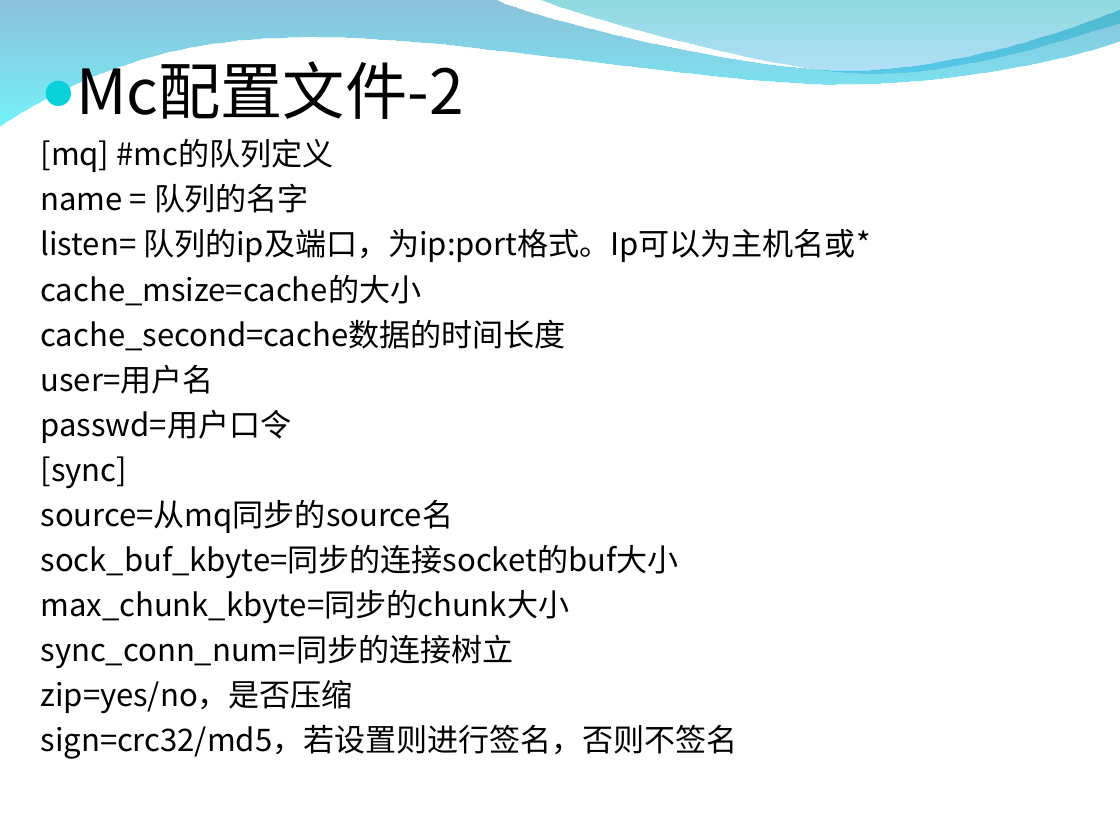
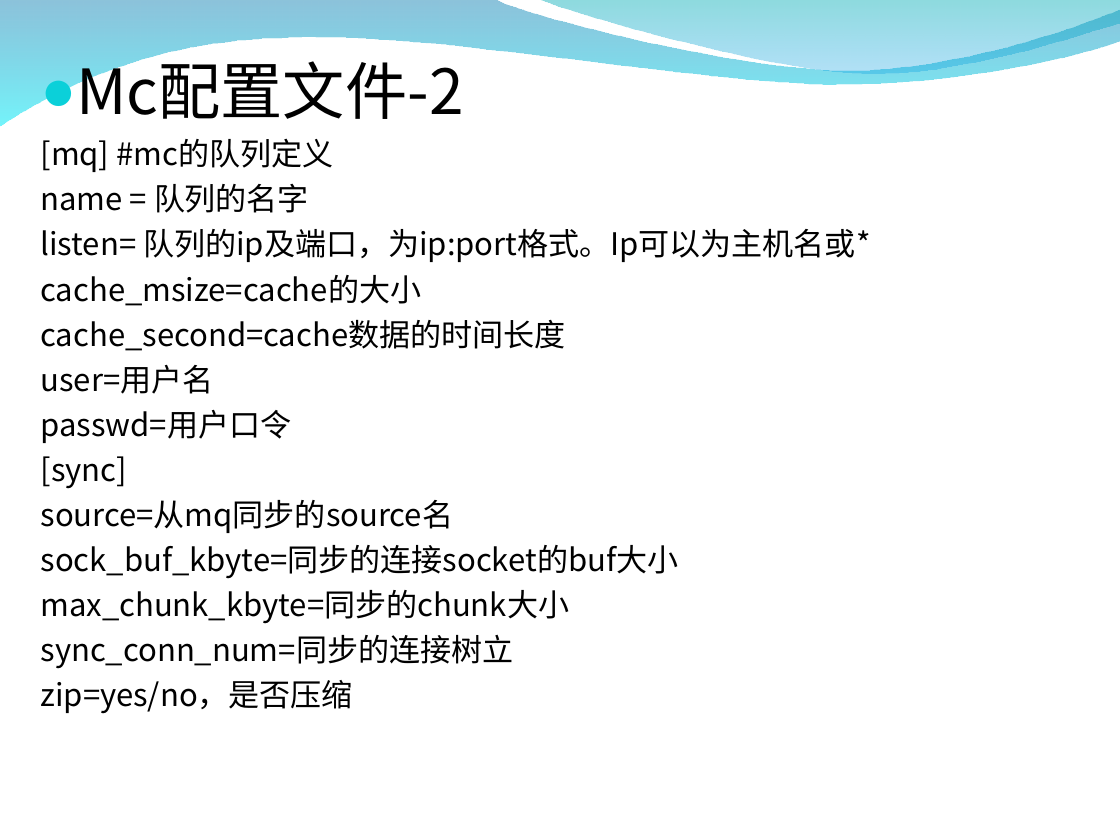
Before and after one commit to zxf1864/cwinux-mq, a slide deck: slide 12 of mq/doc/mq_introduce.ppt. Drawn at 1120x840 pixels with LibreOffice and Linux fonts; fonts in the diff are those of the drawing; background and template pictures are left out. Boxes give left, top, right and bottom in pixels: in the first picture for what was removed or moved away, otherwise in the second. Text is boxed around its words. In the diff, an @@ line names an element or a change of style, - is before the commit and + after.

```diff
--- a/mq/doc/mq_introduce.ppt
+++ b/mq/doc/mq_introduce.ppt
@@ text at (x1=41, y1=725, x2=738, y2=759): paragraph removed @@
-sign=crc32/md5，若设置则进行签名，否则不签名
```
Also in this commit, not shown: 6 other slides changed, 22 other files.
